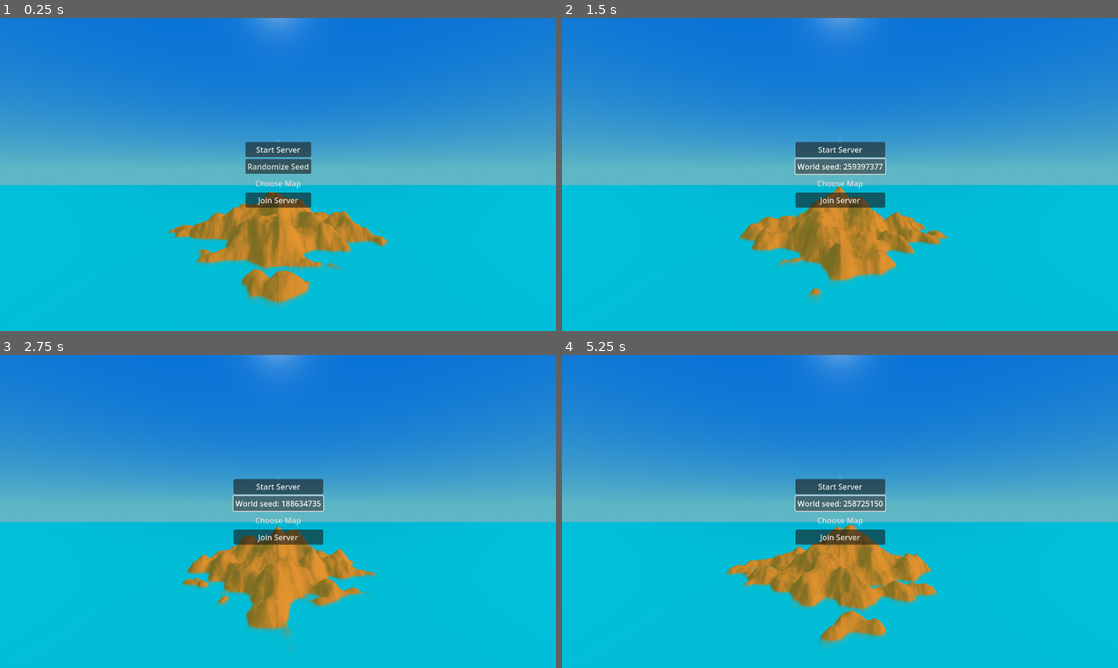
Above: before the commit, frames 1-4 (two rows, left to right).
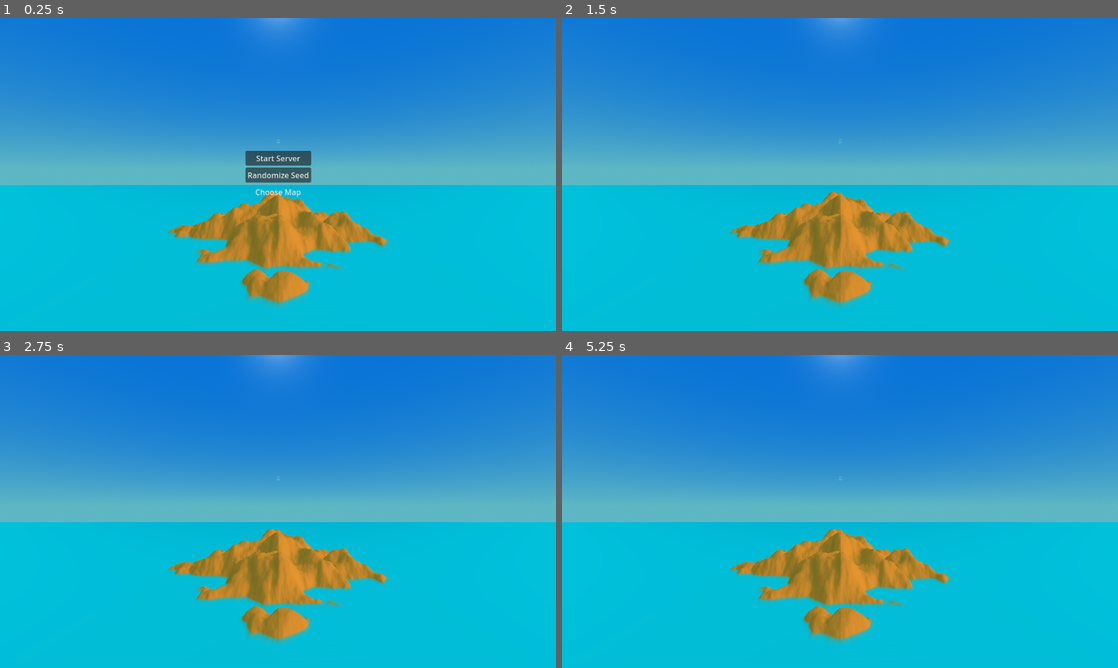
Above: after the commit, the same moments.

Repository: DnumdeYevoc/Plane-Game
Game: Godot game, scene res://Scenes/game.tscn
The game is run twice, just before and just after one commit, with the same random seed, the same clock (stepped at 60 frames per second) and the same inputs.
Inputs (mouse positions are in pixels of both pictures, inside the frame that each line leads up to):
- Up to frame 1 (0.25 s): no input
- Up to frame 2 (1.5 s): click "Start Server" at 0.5 s; click (840, 165) at 1.25 s, where only the run before the commit has a clickable "Randomize Seed"
- Up to frame 3 (2.75 s): click (278, 502) at 2 s, where only the run before the commit has a clickable "World seed: 259397377"
- Up to frame 4 (5.25 s): click (840, 502) at 2.75 s, where only the run before the commit has a clickable "World seed: 188634735"; click (840, 502) at 3.5 s, where only the run before the commit has a clickable "World seed: 947375184"; click (840, 502) at 4.25 s, where only the run before the commit has a clickable "World seed: 209346769"; click (840, 502) at 5 s, where only the run before the commit has a clickable "World seed: 136586594"

The runs differ from the first frame. In frame 1, 1.7% of the frame differs, in the area x 44-56%, y 39-61%; in frame 2, 7.4%; in frame 3, 6.9%; in frame 4, 7.8%, in the area x 29-71%, y 39-93%.

Commit message:
started with onserver starting packet but its not working yet

Diff:
--- /dev/null
+++ b/finalproject/Multiplayer/Scripts/PacketTypes/on_server_started.gd
@@ -0,0 +1,31 @@
+class_name OnServerStart extends PacketInfo
+#encode_u32 (seed)
+#[PACKET_ID, MAP_RESOURCE_ID, SEED(4-bytes)] IP??
+
+var map_id : int
+var seed: int
+
+static func create(map_id : int, seed: int) -> OnServerStart:
+	var info : OnServerStart = OnServerStart.new()
+	info.packet_type = PACKET_TYPE.ON_SERVER_START
+	info.flag = ENetPacketPeer.FLAG_RELIABLE
+	info.map_id = map_id
+	info.seed = seed
+	return info
+
+static func create_from_data(data: PackedByteArray) -> OnServerStart:
+	var info: OnServerStart = OnServerStart.new()
+	info.decode(data)
+	return info
+
+func encode() -> PackedByteArray:
+	var data : PackedByteArray = super.encode()
+	data.resize(6)
+	data.encode_u8(1, map_id)
+	data.encode_u32(2, seed)
+	return data
+
+func decode(data: PackedByteArray) -> void:
+	super.decode(data)
+	map_id = data.decode_u8(1)
+	seed = data.decode_u32(2)
--- a/finalproject/Multiplayer/Scripts/PacketTypes/packet_info.gd
+++ b/finalproject/Multiplayer/Scripts/PacketTypes/packet_info.gd
@@ -3,6 +3,7 @@
 enum PACKET_TYPE {
 	ID_ASSIGNMENT = 0,
 	PLAYER_POSITION = 14,
+	ON_SERVER_START = 6,
 }
 
 var packet_type: PACKET_TYPE
@@ -15,7 +16,6 @@
 	data.encode_u8(0, packet_type)
 	return data
 
-
 #override  function in derived classes
 func decode(data : PackedByteArray) -> void:
 	packet_type = data.decode_u8(0)
--- a/finalproject/Multiplayer/Scripts/client_network_globals.gd
+++ b/finalproject/Multiplayer/Scripts/client_network_globals.gd
@@ -3,15 +3,19 @@
 signal handle_local_id_assignment(local_id: int)
 signal handle_remote_id_assignment(remote_id: int)
 signal handle_player_position(player_position: PlayerPosition)
+signal on_server_started()
 
 var id : int = -1
 var remote_ids: Array[int]
 
-
 var server_started : bool = false
+var map_id : int
+var seed: int
+var world: Node3D
 
 func _ready() -> void:
 	NetworkHandler.on_client_packet.connect(on_client_packet)
+	world = get_node("/root/Game/World")
 
 func on_client_packet(data: PackedByteArray)-> void:
 	var packet_type : int = data.decode_u8(0)
@@ -21,6 +25,8 @@
 			manage_ids(IDAssignment.create_from_data(data))
 		PacketInfo.PACKET_TYPE.PLAYER_POSITION:
 			handle_player_position.emit(PlayerPosition.create_from_data(data))
+		PacketInfo.PACKET_TYPE.ON_SERVER_START:
+			set_world(OnServerStart.create_from_data(data))
 		_:
 			push_error("Packet type with index", data[0], "unhandled")
 
@@ -37,3 +43,10 @@
 	else:
 		remote_ids.append(id_assignment.id)
 		handle_remote_id_assignment.emit(id_assignment.id)
+
+func set_world(on_server_start:OnServerStart) -> void:
+	server_started = true
+
+	world.change_seed( on_server_start.seed)
+	world.set_map_type(on_server_start.map_id)
+	on_server_started.emit()
--- a/finalproject/Multiplayer/Scripts/network_handler.gd
+++ b/finalproject/Multiplayer/Scripts/network_handler.gd
@@ -5,6 +5,7 @@
 signal on_peer_disconnected(peer_id:int)
 signal on_server_packet(peer_id:int, data: PackedByteArray)
 
+signal on_server_start()
 #client signals
 signal on_connected_to_server()
 signal on_disconnected_to_server()
@@ -21,9 +22,14 @@
 var connection : ENetConnection
 var is_server : bool = false
 
-var cur_ip := "172.16.1.224"
+var cur_ip := "172.16.2.51"
 #"172.16.1.244" #school wifi
 #"192.168.2.249" #home wifi
+
+var world: Node3D
+
+func _ready() -> void:
+	world = get_node("/root/Game/World")
 
 func _process(delta: float) -> void:
 	if connection == null: return
@@ -68,6 +74,8 @@
 		print("Server starting failed" , error_string(error))
 		connection = null
 		return
+
+	OnServerStart.create(ServerNetworkGlobals.map_id, ServerNetworkGlobals.seed).broadcast(connection) #PACKET ISNT BEING RECIVED CORRECTLY
 	print("server started")
 	is_server = true
 
--- a/finalproject/Multiplayer/Scripts/network_ui.gd
+++ b/finalproject/Multiplayer/Scripts/network_ui.gd
@@ -9,12 +9,10 @@
 func _ready() -> void:
 	seed_button.text = "Randomize Seed"
 
-	if ClientNetworkGlobals.server_started: #IMPLIMENT THIS BY MAKING A NEW PACKET THAT SENDS WHEN THE WORLD STARTS (SENDS RESOURCE ID AND SEED)
-		start_server.visible = false
-	else:
-		start_server.visible = true
+	update_ui()
 
 	map_list.get_popup().id_pressed.connect(on_popup_pressed)
+	ClientNetworkGlobals.on_server_started.connect(update_ui) #client side management
 
 func set_popup():
 	#handle map drop down after world loads
@@ -25,12 +23,13 @@
 	#change display
 	world.set_map_type(id)
 	#update var for starting server packet
-	ServerNetworkGlobals.map_id = id
+	update_ui()
 
 func _on_start_server_pressed() -> void:
 	NetworkHandler.start_server()
-	#NEED TO MAKE INPIT FOR IP ADRESS AND SEED
-	#NEEDS TO ONLY SHOW UP WHEN YOU HAVE A SERVER TO GO TO
+	ClientNetworkGlobals.server_started = true
+	update_ui()
+
 
 func _on_join_server_client_pressed() -> void:
 	NetworkHandler.start_client()
@@ -40,4 +39,16 @@
 	var seed = randi_range(0, 999999999)
 	seed_button.text = "World seed: " + str(seed)
 	#change seed
-	world.change_seed(seed)
+
+func update_ui():
+	if ClientNetworkGlobals.server_started:
+		start_server.visible = false
+		map_list.visible = false
+		seed_button.visible = false
+		join_server.visible = true
+
+	else:
+		start_server.visible = true
+		map_list.visible = true
+		seed_button.visible = true
+		join_server.visible = false
--- a/finalproject/Multiplayer/Scripts/server_network_globals.gd
+++ b/finalproject/Multiplayer/Scripts/server_network_globals.gd
@@ -5,11 +5,13 @@
 var peer_ids: Array[int]
 
 var map_id : int
+var seed : int
 
 func _ready() -> void:
 	NetworkHandler.on_peer_connected.connect(on_peer_connected)
 	NetworkHandler.on_peer_disconnected.connect(on_peer_disconnected)
 	NetworkHandler.on_server_packet.connect(on_server_packet)
+
 
 func on_peer_connected (peer_id: int) -> void:
 	peer_ids.append(peer_id)
@@ -18,7 +20,6 @@
 
 func on_peer_disconnected(peer_id : int) -> void:
 	peer_ids.erase(peer_id)
-
 	#optional ID-unassignment type and broadcast to still connected players that that id isn't there anymore
 
 func on_server_packet(peer_id: int, data: PackedByteArray) -> void:
--- a/finalproject/Resources/Maps/0_map_template.tres
+++ b/finalproject/Resources/Maps/0_map_template.tres
@@ -41,7 +41,6 @@
 steepness = 0.4
 water_color = Color(0, 0.905882, 0.827451, 0.407843)
 water_glow_strength = 0.0
-reflectiveness = 1.0
 sun_strength = 1.0
 sun_color = Color(1, 1, 1, 1)
 sky_material = SubResource("ProceduralSkyMaterial_onvjc")
--- a/finalproject/Resources/Maps/1_grass.tres
+++ b/finalproject/Resources/Maps/1_grass.tres
@@ -40,6 +40,7 @@
 mountain_height = 100
 steepness = 0.4
 water_color = Color(0, 0.313726, 0.729412, 0.47451)
+water_glow_strength = 0.0
 sun_strength = 1.0
 sun_color = Color(1, 1, 0.34902, 1)
 sky_material = SubResource("ProceduralSkyMaterial_onvjc")
--- a/finalproject/Scripts/collision_chunk.gd
+++ b/finalproject/Scripts/collision_chunk.gd
@@ -3,7 +3,6 @@
 @onready var col_mesh := ArrayMesh.new()
 
 var margin := 50
-
 var world_height :int
 var world_resolution :int
 var world_steepness :float
--- a/finalproject/Scripts/world.gd
+++ b/finalproject/Scripts/world.gd
@@ -36,21 +36,21 @@
 ]
 
 func _ready() -> void:
+	ServerNetworkGlobals.map_id = map_resource.id
 
 	network_ui.set_popup()
 	environment = world_environment.get_environment()
 	set_resource_var()
 	noise.seed = randi_range(0,99999999)
+	ServerNetworkGlobals.seed = noise.seed
+	generate_mesh()
 
-	generate_mesh()
-	#if adding chunk system add arguments to this function
 func set_map_type(id: int)-> void:
-
 	map_resource = map_resource_list[id]
 	map_resource.noise.seed = noise.seed
+	ServerNetworkGlobals.map_id = id
 	set_resource_var()
 	regenerate_mesh()
-
 
 func set_resource_var() -> void:
 	#set resource var
@@ -62,7 +62,7 @@
 	mountain_height = map_resource.mountain_height
 	steepness = map_resource.steepness
 	material = map_resource.material
-	material.set_shader_parameter("height",mountain_height*5 )#figure out better way to make this coeficient
+	material.set_shader_parameter("height",mountain_height*5 )
 	fog_color = map_resource.fog_color
 	fog_density = map_resource.fog_density
 
@@ -75,7 +75,6 @@
 		water_mesh_mat.emission= map_resource.water_color
 	else:
 		water_mesh_mat.emission_enabled = false
-
 
 	environment.sky.sky_material = map_resource.sky_material
 	sun.light_energy = map_resource.sun_strength
@@ -152,12 +151,10 @@
 			chunk.chunk_amount = chunk_amount
 			chunk.position = (Vector3(x,0,y)*chunk_size)-(Vector3(size.x, 0, size.y)/2)+ (Vector3(chunk_size,0, chunk_size)/2)
 			collision_chunk_manager.add_child(chunk)
-	#MAKE THIS CHUNK BASED
-
-
 
 func change_seed(seed) -> void:
 	noise.seed = seed
+	ServerNetworkGlobals.seed = seed
 	regenerate_mesh()
 
 func regenerate_mesh() -> void:
Not shown, added: finalproject/Multiplayer/Scripts/PacketTypes/on_server_started.gd.uid
